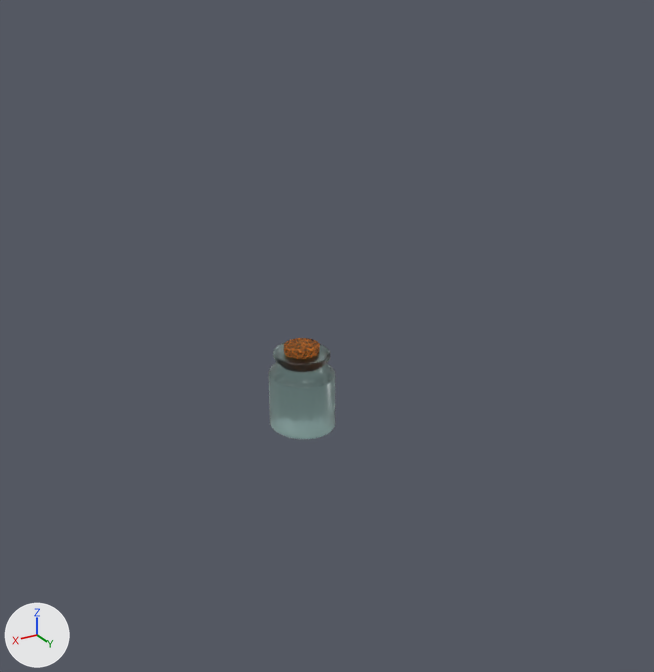
Before and after pictures for a commit that changed the Blender file zelda_bottle.blend.
One viewpoint serves both versions: a camera (50 mm lens) standing at (11.22, 20.07, 12.58) and looking at (-0.01, 1.36, 3.22). Every picture has the same lights, and +X, +Y and +Z are marked at lower left.

The first picture shows 'body'.
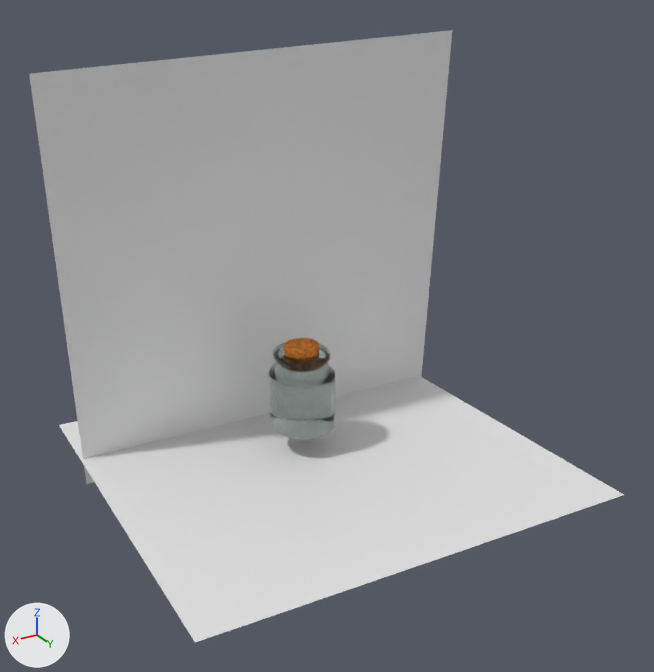
Where the change shows, as pixel boxes [x1, y1, x2, y2] in the pictures (654 x 672 px):
```json
{"object": "平面", "change": "added", "after": [29, 30, 452, 484]}
{"object": "平面.001", "change": "added", "after": [59, 376, 624, 642]}
```

The change, as JSON lines over the scene's bpy script:
```json
{"op": "add", "block": "me_平面_001", "code": ["me_平面_001 = bpy.data.meshes.new('平面.001')", "me_平面_001.from_pydata([(-1.0, -1.0, 0.0), (1.0, -1.0, 0.0), (-1.0, 1.0, 0.0), (1.0, 1.0, 0.0)], [], [(0, 1, 3, 2)])"]}
{"op": "add", "block": "ob_平面_001", "code": ["ob_平面_001 = bpy.data.objects.new('平面.001', me_平面_001)", "ob_平面_001.location = (-0.01, 0.8, -0.71)", "ob_平面_001.rotation_euler = (3.202, -0.0152, -0.0425)  # degrees (183, -0.9, -2.4)", "ob_平面_001.scale = (5.88, 5.88, 5.88)"]}
{"op": "add", "block": "ob_平面", "code": ["ob_平面 = bpy.data.objects.new('平面', me_平面_001.copy())", "ob_平面.location = (-0.01, -1.97, 4.35)", "ob_平面.rotation_euler = (4.597, 0.0392, -0.0223)  # degrees (263, 2.2, -1.3)", "ob_平面.scale = (5.88, 5.88, 5.88)"]}
```
